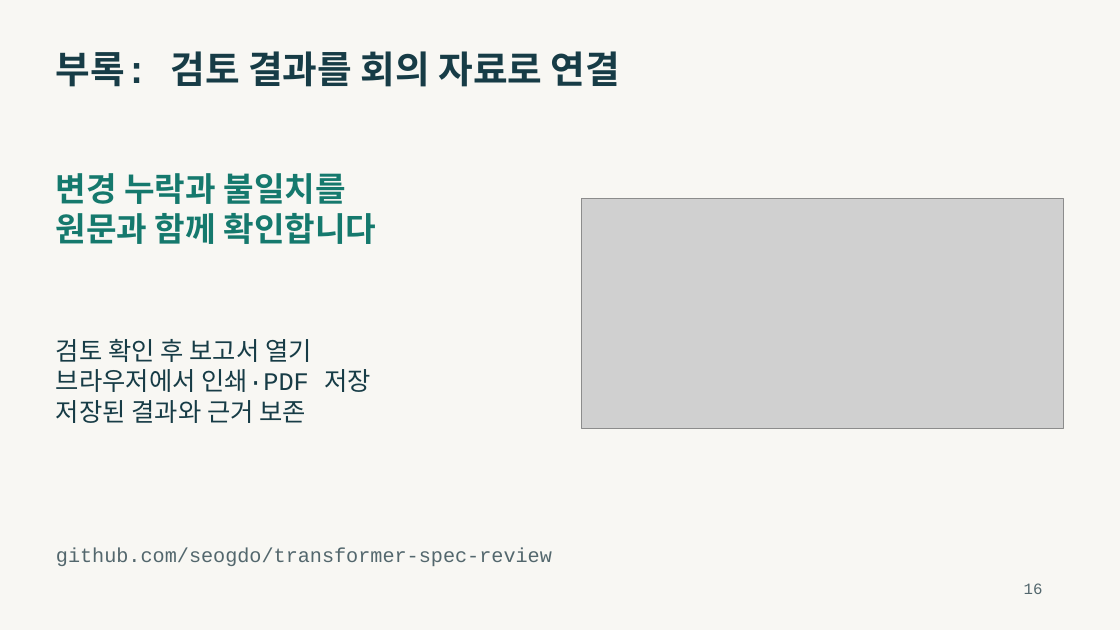
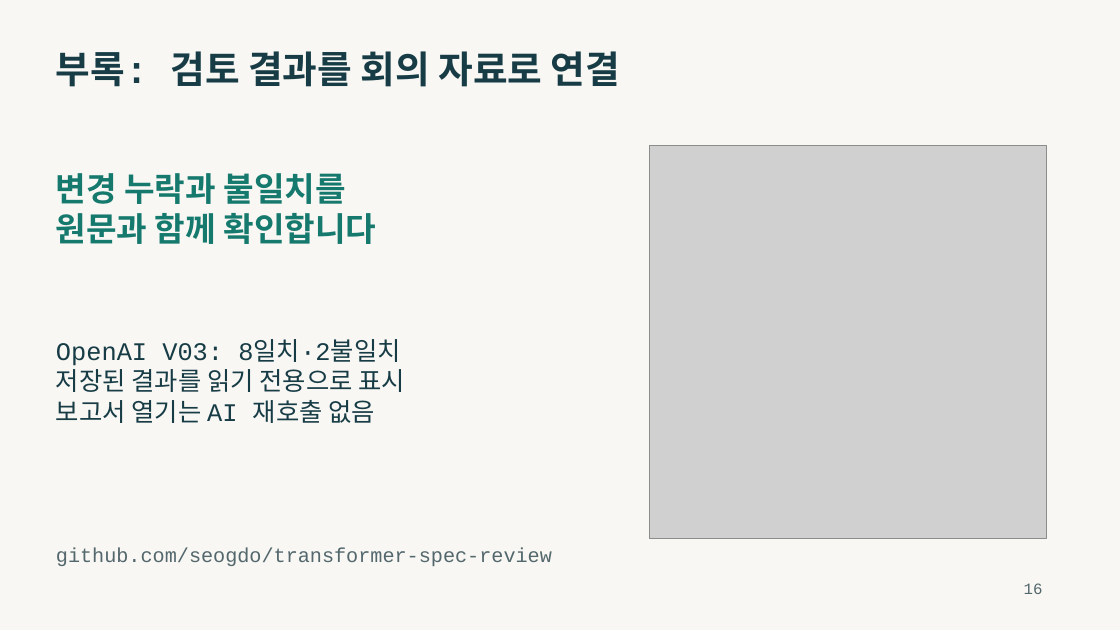
Before and after one commit to seogdo/transformer-spec-review, a slide deck: slide 16 of output/presentations/transformer-spec-review-presentation.pptx. Drawn at 1120x630 pixels with LibreOffice and Linux fonts; fonts in the diff are those of the drawing; grey boxes stand for pictures. Boxes give left, top, right and bottom in pixels: in the first picture for what was removed or moved away, otherwise in the second. Text is boxed around its words. In the diff, an @@ line names an element or a change of style, - is before the commit and + after.

Commit message:
docs: finalize OpenAI validation and presentation

```diff
--- a/output/presentations/transformer-spec-review-presentation.pptx
+++ b/output/presentations/transformer-spec-review-presentation.pptx
@@ picture: place and size @@
-picture at bbox=[582, 199, 1064, 429]
+picture at bbox=[649, 145, 1047, 539]
@@ text at bbox=[56, 341, 405, 423]: text changed @@
-검토 확인 후 보고서 열기
-브라우저에서 인쇄·PDF 저장
-저장된 결과와 근거 보존
+OpenAI V03: 8일치·2불일치
+저장된 결과를 읽기 전용으로 표시
+보고서 열기는 AI 재호출 없음
```
Also in this commit, not shown: 9 other slides changed, 16 other files.
